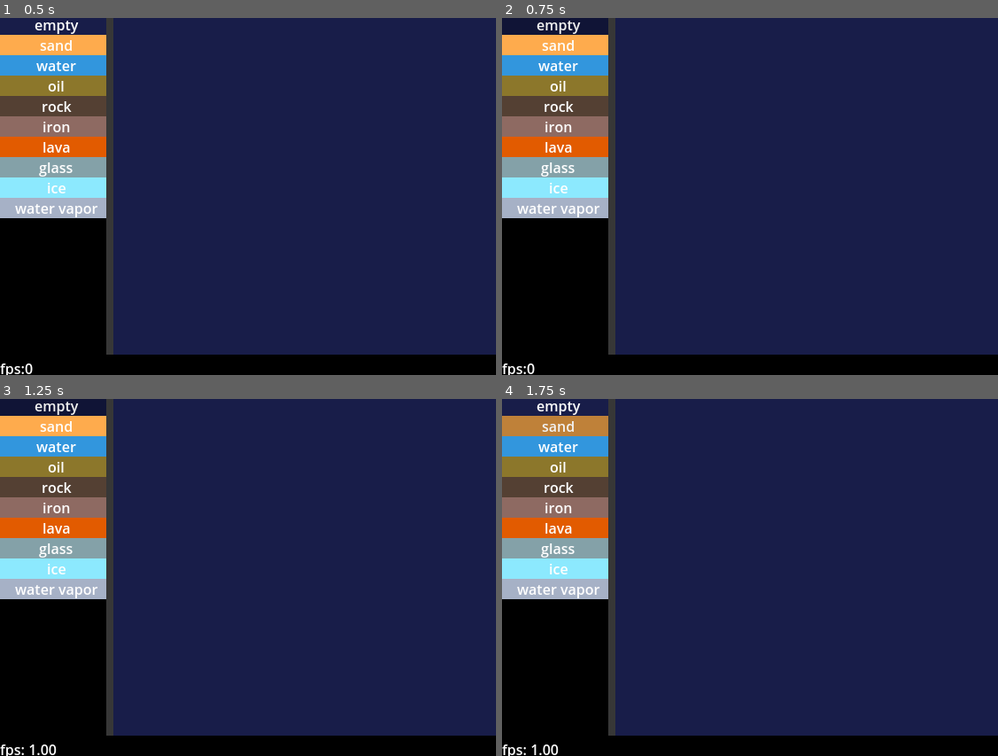
Above: before the commit, frames 1-4 (two rows, left to right).
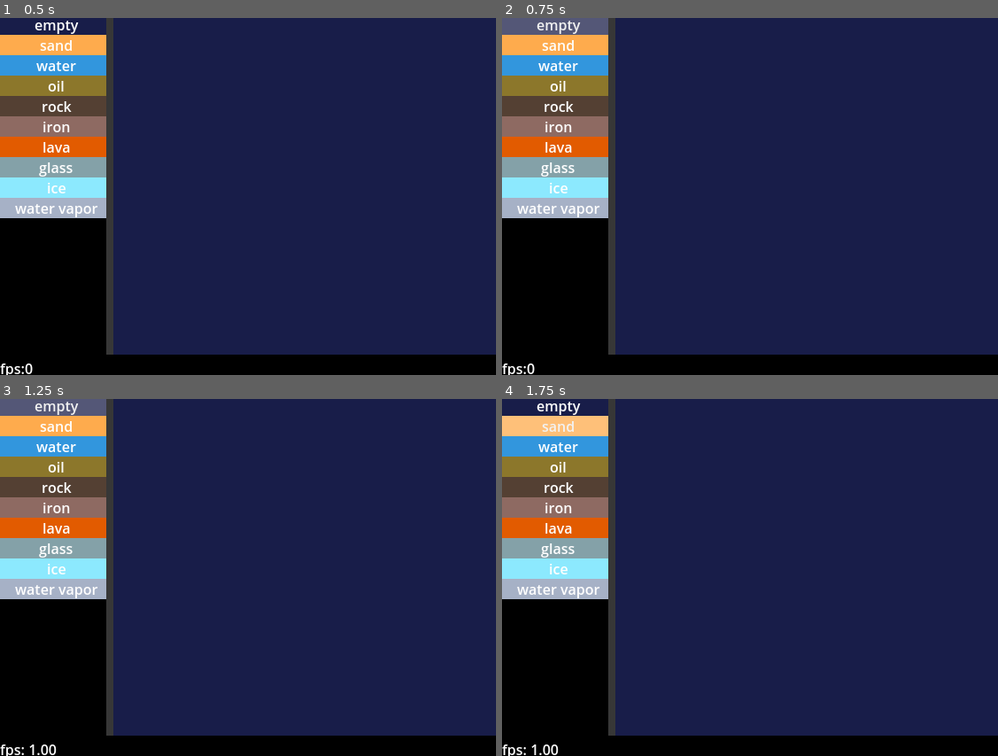
Above: after the commit, the same moments.

Repository: kiwijuice56/sand-spoon
Game: Godot game, scene res://main/main.tscn
The game is run twice, just before and just after one commit, with the same random seed, the same clock (stepped at 60 frames per second) and the same inputs.
Inputs:
- Up to frame 1 (0.5 s): no input
- Up to frame 2 (0.75 s): click "empty" at 0.5 s
- Up to frame 3 (1.25 s): no input
- Up to frame 4 (1.75 s): click "sand" at 1.25 s

Frame 1 is identical in both runs. In frame 2, 0.9% of the frame differs, in the area x 0-22%, y 0-5%; in frame 3, 0.9%; in frame 4, 1.2%, in the area x 0-22%, y 4-11%.

Commit message:
Refactoring element code

Diff:
--- a/main/simulation/element/element.gd
+++ b/main/simulation/element/element.gd
@@ -66,23 +66,23 @@
 		sim.set_data(row, col, set_temperature(data, new_temp), color_is_temperature_dependent)
 	return true
 
-func get_temperature(data: int) -> int:
-	return data & 0xFFFF
-
-func set_temperature(data: int, temperature: int) -> int:
-	return (data & 0xFFFF0000) | temperature
-
-func convert_temperature(kelvin_temp: float) -> int:
-	return int(sqrt(kelvin_temp) * 65535.0/100.0)
-
 func get_color(_sim: Simulation, _row: int, _col: int, _data: int) -> Color:
 	return ui_color
 
 func get_default_data(_sim: Simulation, _row: int, _col: int) -> int:
 	return iinitial_temperature
 
-func get_byte(data: int, index: int) -> int:
-	return (data >> (index * 8)) & 0xFF
+static func get_temperature(data: int) -> int:
+	return data & 0xFFFF
 
-func set_byte(data: int, index: int, byte: int) -> int:
-	return (data & ~(0xFF << (index * 8))) | (byte << (index * 8));
+static func set_temperature(data: int, temperature: int) -> int:
+	return (data & 0xFFFF0000) | temperature
+
+static func convert_temperature(kelvin_temp: float) -> int:
+	return int(sqrt(kelvin_temp) * 65535.0/100.0)
+
+static func get_byte(data: int, index: int) -> int:
+	return (data >> (index << 3)) & 0xFF
+
+static func set_byte(data: int, index: int, byte: int) -> int:
+	return (data & ~(0xFF << (index << 3))) | (byte << (index << 3));
--- a/main/simulation/element/empty/empty.tres
+++ b/main/simulation/element/empty/empty.tres
@@ -6,7 +6,6 @@
 script = ExtResource("1_m73bc")
 unique_name = "empty"
 ui_color = Color(0.106477, 0.125597, 0.2879, 1)
-skip_proportion = 0.3
 initial_temperature = 293.0
 conductivity = 0.5
 high_heat_point = -1.0
@@ -14,4 +13,5 @@
 low_heat_point = -1.0
 low_heat_transformation = "empty"
 decay_proportion = 0.0
-decay_transformation = ""
+decay_transformation = "empty"
+skip_proportion = 0.3
--- a/main/simulation/simulation.gd
+++ b/main/simulation/simulation.gd
@@ -14,6 +14,7 @@
 @export var chunk_size: int
 
 ## All elements available to the simulation. Add your Element resources here.
+## First slot MUST be the Empty element.
 @export var elements: Array[Element]
 
 # Maps Element unique_names to their int IDs.
@@ -42,6 +43,8 @@
 
 # World width and height in chunks.
 var simulation_size_chunk: Vector2i
+
+var idefault_temperature: int
 
 func _ready() -> void:
 	randomize()
@@ -50,6 +53,8 @@
 
 	for element in elements:
 		element.initialize()
+		if element is Empty:
+			idefault_temperature = element.iinitial_temperature
 
 	name_id_map = {}
 	for i in range(len(elements)):
@@ -74,11 +79,11 @@
 
 	chunk_temp = []
 	chunk_temp.resize(simulation_size_chunk.x * simulation_size_chunk.y)
-	chunk_temp.fill(11217)
+	chunk_temp.fill(idefault_temperature)
 
 	chunk_temp_copy = []
 	chunk_temp_copy.resize(simulation_size_chunk.x * simulation_size_chunk.y)
-	chunk_temp_copy.fill(11217)
+	chunk_temp_copy.fill(idefault_temperature)
 
 	image = Image.create_empty(simulation_size.x, simulation_size.y, false, Image.FORMAT_RGBAF)
 
@@ -122,11 +127,11 @@
 		chunk_temp[i] = (chunk_temp[i] + chunk_temp_copy[i]) >> 1
 	for row in range(simulation_size_chunk.y):
 		for col in range(simulation_size_chunk.x):
-			var avg_temp: int = _get_chunk_temp(row, col, 11217)
-			avg_temp += _get_chunk_temp(row + 1, col, 11217)
-			avg_temp += _get_chunk_temp(row - 1, col, 11217)
-			avg_temp += _get_chunk_temp(row, col + 1, 11217)
-			avg_temp += _get_chunk_temp(row, col - 1, 11217)
+			var avg_temp: int = _get_chunk_temp(row, col, idefault_temperature)
+			avg_temp += _get_chunk_temp(row + 1, col, idefault_temperature)
+			avg_temp += _get_chunk_temp(row - 1, col, idefault_temperature)
+			avg_temp += _get_chunk_temp(row, col + 1, idefault_temperature)
+			avg_temp += _get_chunk_temp(row, col - 1, idefault_temperature)
 			chunk_temp_copy[row * simulation_size_chunk.x + col] = (chunk_temp[row * simulation_size_chunk.x + col] + avg_temp / 5) >> 1
 	for i in range(len(chunk_temp)):
 		chunk_temp[i] = chunk_temp_copy[i]
--- a/main/ui/element_selector/element_button/element_button.gd
+++ b/main/ui/element_selector/element_button/element_button.gd
@@ -10,7 +10,7 @@
 	hover_style.bg_color = element.ui_color.lightened(0.25)
 
 	var press_style: StyleBoxFlat = base_style.duplicate()
-	hover_style.bg_color = element.ui_color.darkened(0.25)
+	press_style.bg_color = element.ui_color.darkened(0.25)
 
 	add_theme_stylebox_override("normal", base_style)
 	add_theme_stylebox_override("hover", hover_style)
--- a/project.godot
+++ b/project.godot
@@ -17,6 +17,7 @@
 
 [debug]
 
+gdscript/warnings/static_called_on_instance=0
 gdscript/warnings/integer_division=0
 
 [display]
